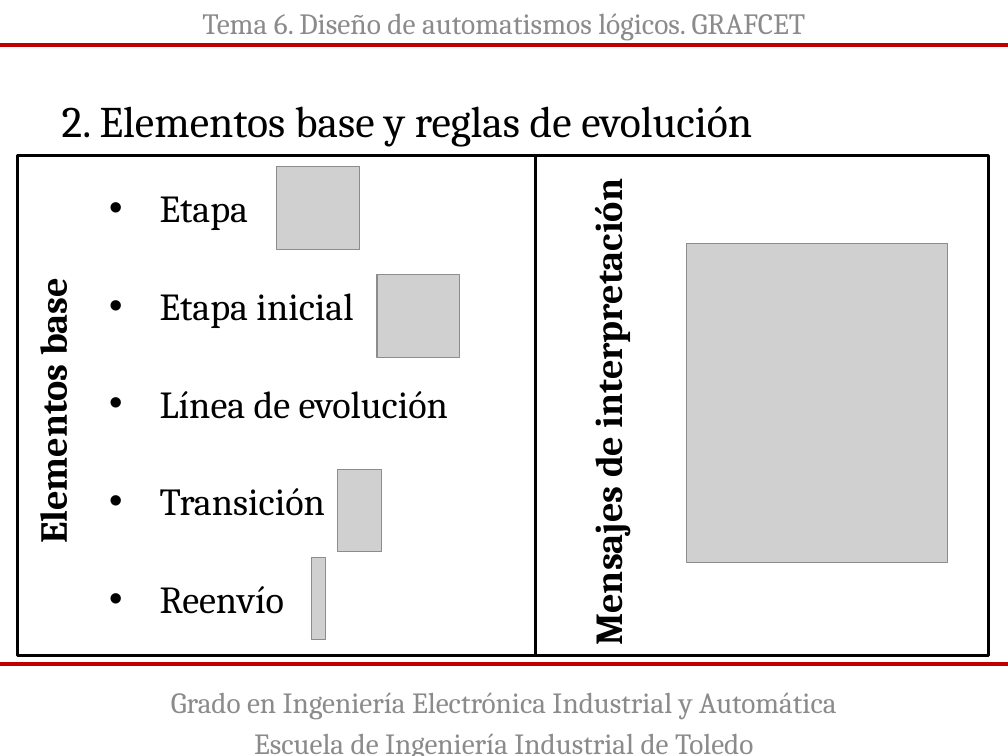
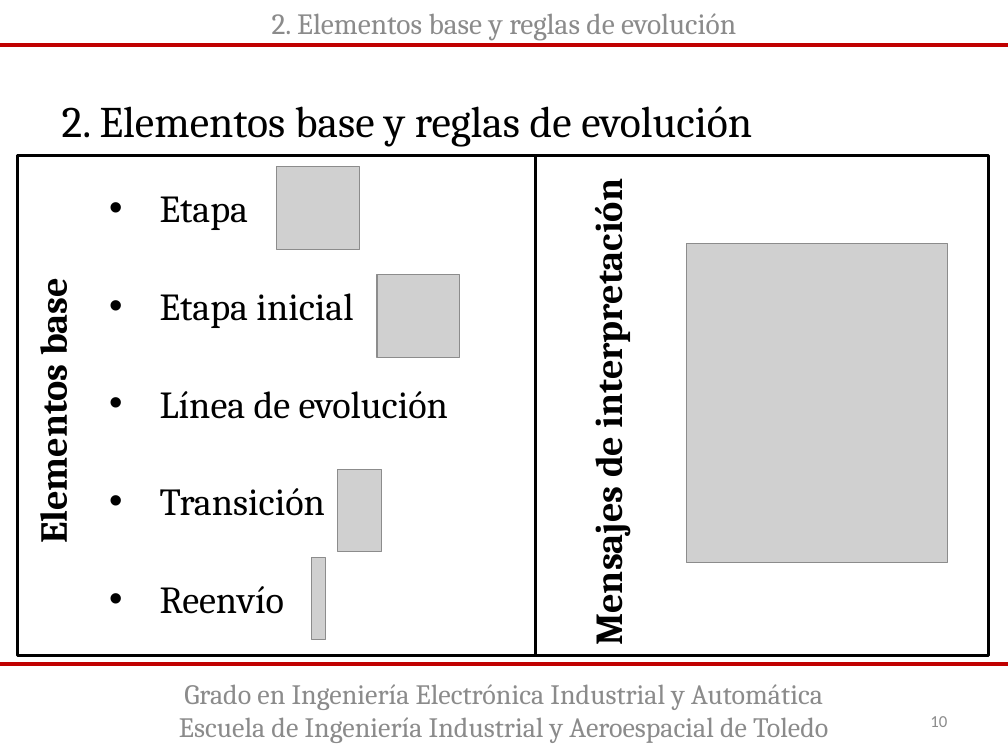
Before and after one commit to guillermorubio345/AutomatizacionIndustrial, a slide deck: slide 10 of Diseño de automatismos lógicos GRAFCET.pptx. Drawn at 1008x756 pixels with LibreOffice and Linux fonts; fonts in the diff are those of the drawing; grey boxes stand for pictures; background and template pictures are left out. Boxes give left, top, right and bottom in pixels: in the first picture for what was removed or moved away, otherwise in the second. Text is boxed around its words. In the diff, an @@ line names an element or a change of style, - is before the commit and + after.

Commit message:
Actualizada presentacion de Grafcet

```diff
--- a/Diseño de automatismos lógicos GRAFCET.pptx
+++ b/Diseño de automatismos lógicos GRAFCET.pptx
@@ text at [272,13,736,41]: text changed @@
-Tema 6. Diseño de automatismos lógicos. GRAFCET
+2. Elementos base y reglas de evolución
@@ text "Grado en Ingeniería Electrónica Industrial ...": place and size @@
-text "Grado en Ingeniería Electrónica Industrial ..." at [171,692,836,756]
+text "Grado en Ingeniería Electrónica Industrial ..." at [179,684,828,743]
@@ text "Grado en Ingeniería Electrónica Industrial ..." at [179,684,828,743]: vertical alignment top to middle @@
@@ text at [184,684,823,710]: size 20.9 to 20 pt in "Grado en Ingeniería Electrónica Industrial y Automática"; less space between paragraphs @@
@@ text at [179,717,828,743]: text changed; size 20.9 to 20 pt @@
-Escuela de Ingeniería Industrial de Toledo
+Escuela de Ingeniería Industrial y Aeroespacial de Toledo
@@ page number added at [930,716,947,727], 12 pt, text #8C8C8C @@
+10
```
Also in this commit, not shown: 27 other slides changed, 2 other files.
